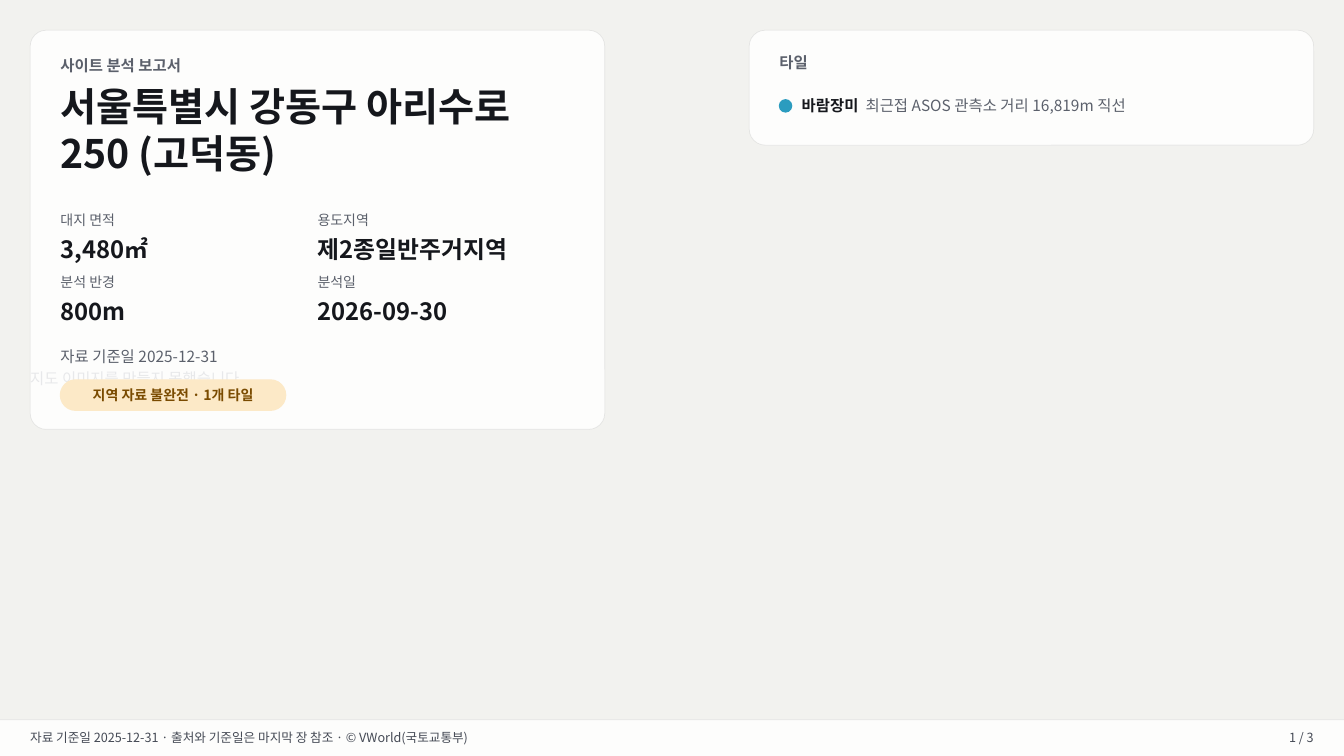
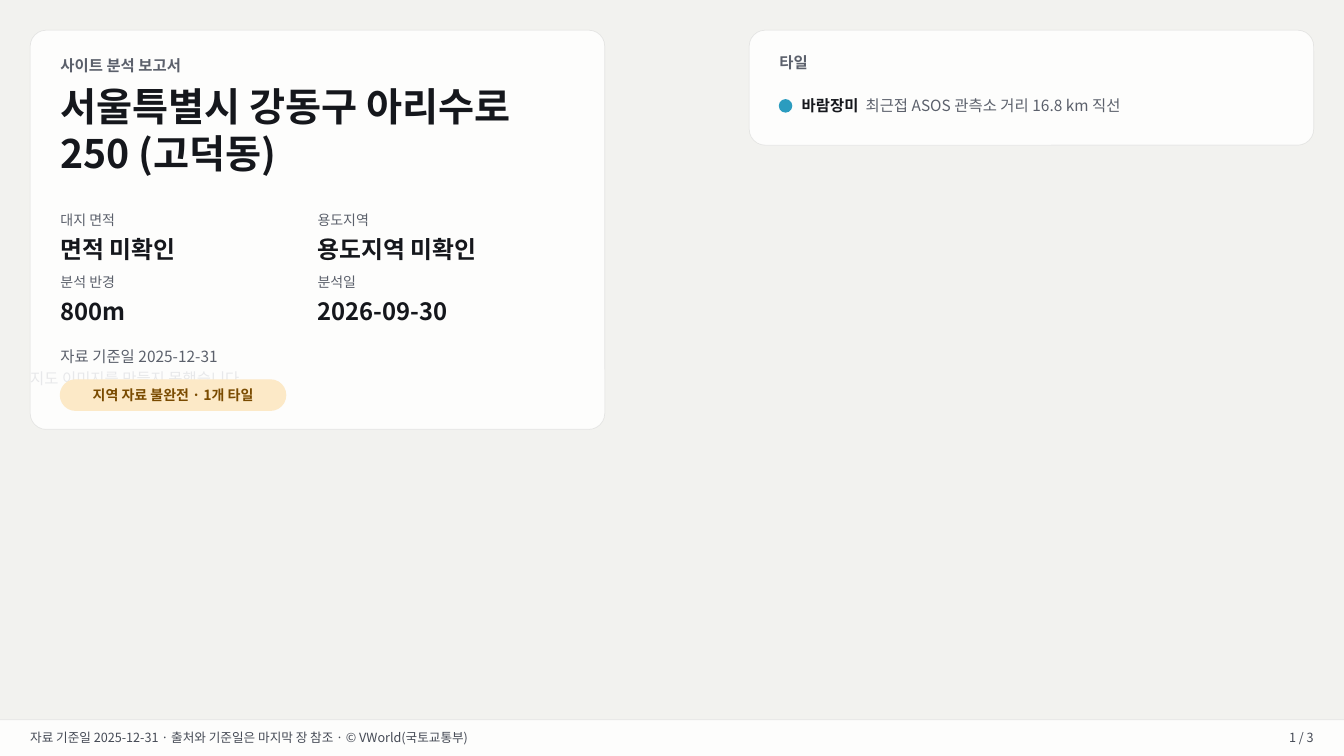
Before and after one commit to Boilorange6/16-SiteAnalysis, a slide deck: slide 1 of docs/design/p4/d22-wind-rose-real-ppt.pptx. Drawn at 1344x756 pixels with LibreOffice and Linux fonts; fonts in the diff are those of the drawing. Boxes give left, top, right and bottom in pixels: in the first picture for what was removed or moved away, otherwise in the second. Text is boxed around its words. In the diff, an @@ line names an element or a change of style, - is before the commit and + after.

```diff
--- a/docs/design/p4/d22-wind-rose-real-ppt.pptx
+++ b/docs/design/p4/d22-wind-rose-real-ppt.pptx
@@ text at (x1=802, y1=98, x2=1120, y2=113): text changed @@
-바람장미 최근접 ASOS 관측소 거리 16,819m 직선
+바람장미 최근접 ASOS 관측소 거리 16.8 km 직선
@@ text at (x1=60, y1=238, x2=176, y2=260): text changed @@
-3,480㎡
+면적 미확인
@@ text at (x1=318, y1=238, x2=477, y2=260): text changed @@
-제2종일반주거지역
+용도지역 미확인
```
Also in this commit, not shown: 1 other slide changed, 6 other files.
